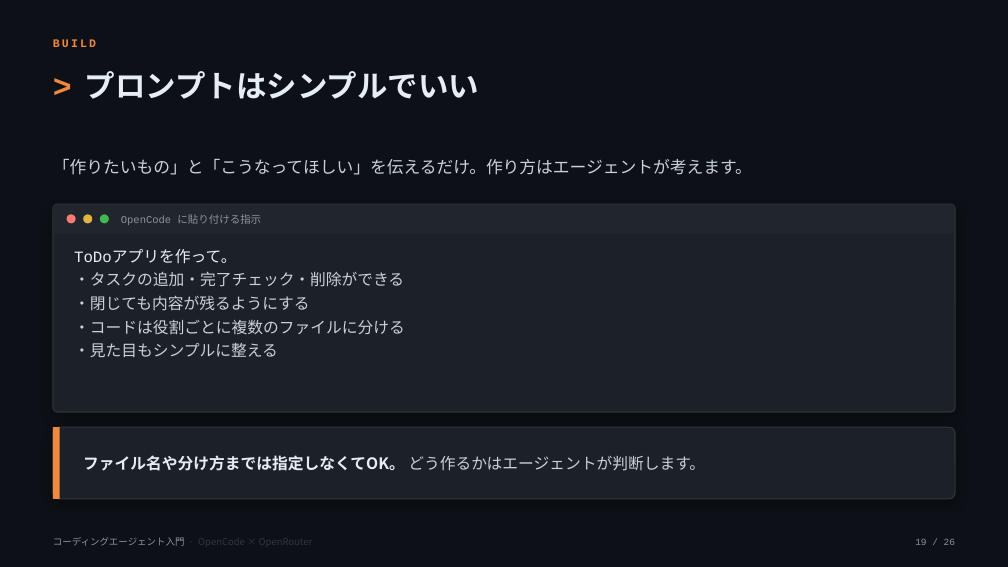
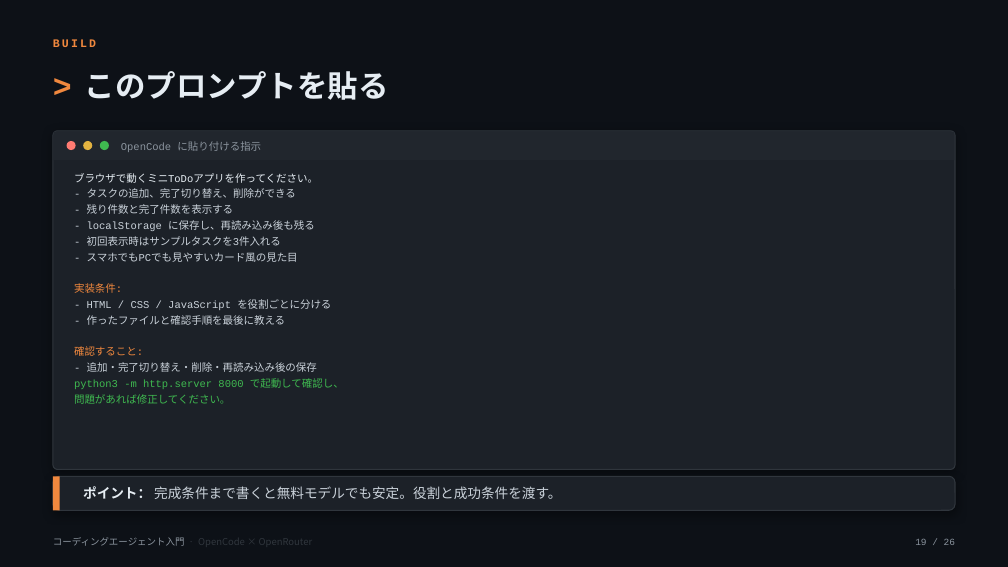
Before and after one commit to OJII3/opencode_openrouter_free_example, a slide deck: slide 19 of slides/seminar.pptx. Drawn at 1008x567 pixels with LibreOffice and Linux fonts; fonts in the diff are those of the drawing. Boxes give left, top, right and bottom in pixels: in the first picture for what was removed or moved away, otherwise in the second. Text is boxed around its words. In the diff, an @@ line names an element or a change of style, - is before the commit and + after.

```diff
--- a/slides/seminar.pptx
+++ b/slides/seminar.pptx
@@ text at box(85, 71, 389, 100): text changed @@
-プロンプトはシンプルでいい
+このプロンプトを貼る
@@ rounded rectangle: place and size @@
-rounded rectangle at box(53, 204, 955, 412)
+rounded rectangle at box(53, 131, 955, 470)
@@ rounded rectangle at box(53, 131, 955, 470): proportions changed @@
@@ 3 ellipses, 1 text, 1 rectangle: place and size @@
-3 ellipses, 1 text, 1 rectangle at box(54, 205, 954, 234)
+3 ellipses, 1 text, 1 rectangle at box(54, 132, 954, 160)
@@ text removed at box(53, 159, 752, 175) @@
-「作りたいもの」と「こうなってほしい」を伝えるだけ。作り方はエージェントが考えます。
@@ text at box(74, 173, 344, 404): text changed; size 15 to 10 pt @@
-ToDoアプリを作って。
-・タスクの追加・完了チェック・削除ができる
-・閉じても内容が残るようにする
-・コードは役割ごとに複数のファイルに分ける
-・見た目もシンプルに整える
+ブラウザで動くミニToDoアプリを作ってください。
+- タスクの追加、完了切り替え、削除ができる
+- 残り件数と完了件数を表示する
+- localStorage に保存し、再読み込み後も残る
+- 初回表示時はサンプルタスクを3件入れる
+- スマホでもPCでも見やすいカード風の見た目
+実装条件:
+- HTML / CSS / JavaScript を役割ごとに分ける
+- 作ったファイルと確認手順を最後に教える
+確認すること:
+- 追加・完了切り替え・削除・再読み込み後の保存
+python3 -m http.server 8000 で起動して確認し、
+問題があれば修正してください。
@@ rounded rectangle at box(53, 476, 955, 510): proportions changed @@
@@ rounded rectangle: place and size @@
-rounded rectangle at box(53, 427, 955, 499)
+rounded rectangle at box(53, 476, 955, 510)
@@ rectangle: place and size @@
-rectangle at box(53, 427, 60, 499)
+rectangle at box(53, 476, 60, 510)
@@ text removed at box(83, 455, 705, 471) @@
-ファイル名や分け方までは指定しなくてOK。 どう作るかはエージェントが判断します。
@@ text added at box(83, 486, 561, 499), 13 pt, text #C9D1D9 @@
+ポイント： 完成条件まで書くと無料モデルでも安定。役割と成功条件を渡す。
```
Also in this commit, not shown: 4 other slides changed, 1 slide added, 1 slide removed, 4 other files.
